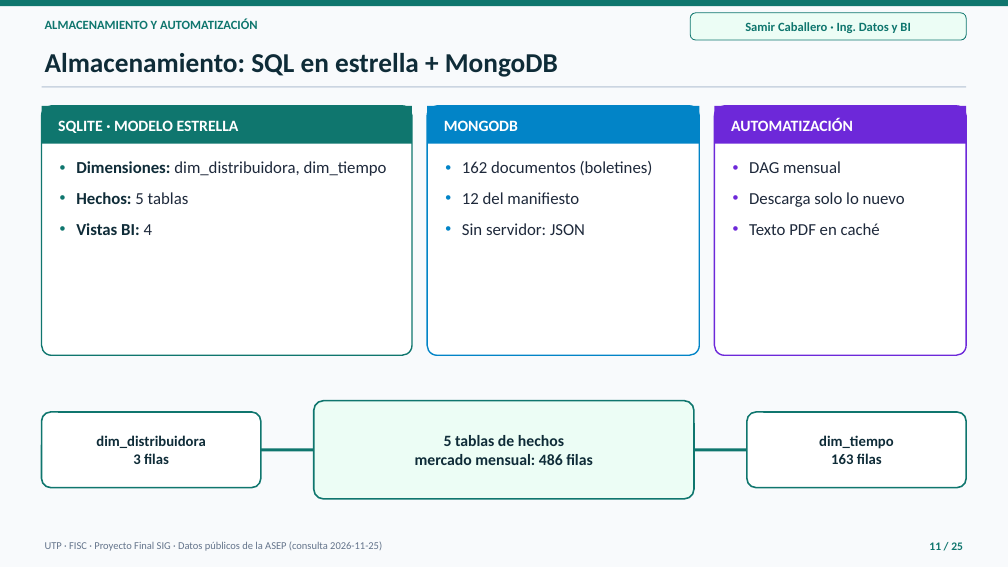
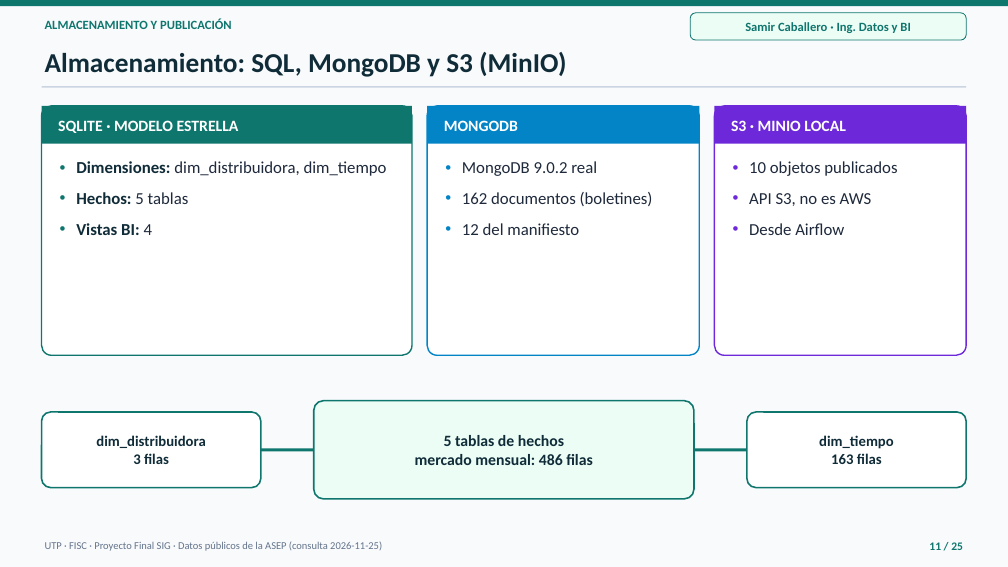
Before and after one commit to Samycaballero/sig-distribuidoras-asep, a slide deck: slide 11 of presentacion/Presentacion_SIG_Distribuidoras_ASEP.pptx. Drawn at 1008x567 pixels with LibreOffice and Linux fonts; fonts in the diff are those of the drawing. Boxes give left, top, right and bottom in pixels: in the first picture for what was removed or moved away, otherwise in the second. Text is boxed around its words. In the diff, an @@ line names an element or a change of style, - is before the commit and + after.

```diff
--- a/presentacion/Presentacion_SIG_Distribuidoras_ASEP.pptx
+++ b/presentacion/Presentacion_SIG_Distribuidoras_ASEP.pptx
@@ text at (45,19,232,29): text changed @@
-ALMACENAMIENTO Y AUTOMATIZACIÓN
+ALMACENAMIENTO Y PUBLICACIÓN
@@ text at (45,52,566,77): text changed @@
-Almacenamiento: SQL en estrella + MongoDB
+Almacenamiento: SQL, MongoDB y S3 (MinIO)
@@ text at (731,120,846,131): text changed @@
-AUTOMATIZACIÓN
+S3 · MINIO LOCAL
@@ text at (462,161,597,176): paragraph added @@
+• MongoDB 9.0.2 real
@@ text at (749,161,897,235): text changed @@
-• DAG mensual
-• Descarga solo lo nuevo
-• Texto PDF en caché
+• 10 objetos publicados
+• API S3, no es AWS
+• Desde Airflow
@@ text at (462,223,585,235): paragraph removed @@
-• Sin servidor: JSON
```
Also in this commit, not shown: 4 other slides changed, 40 other files.
